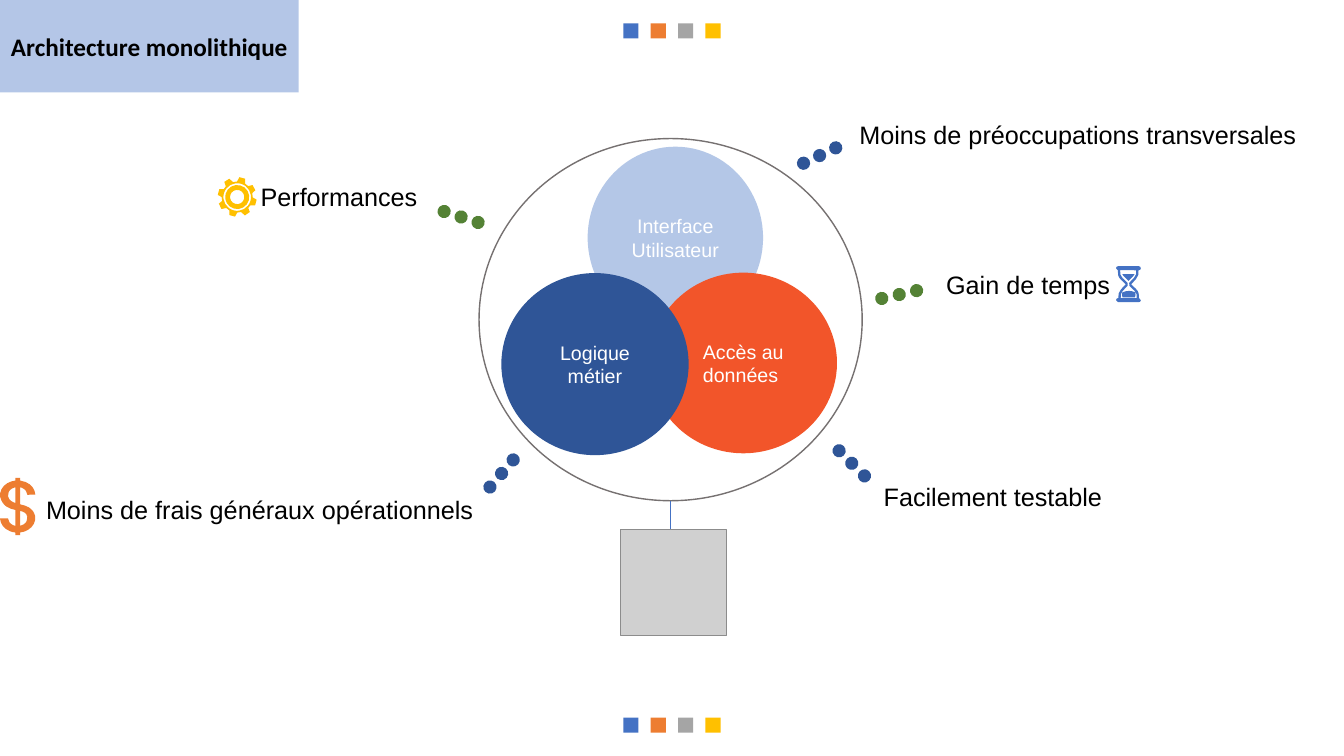
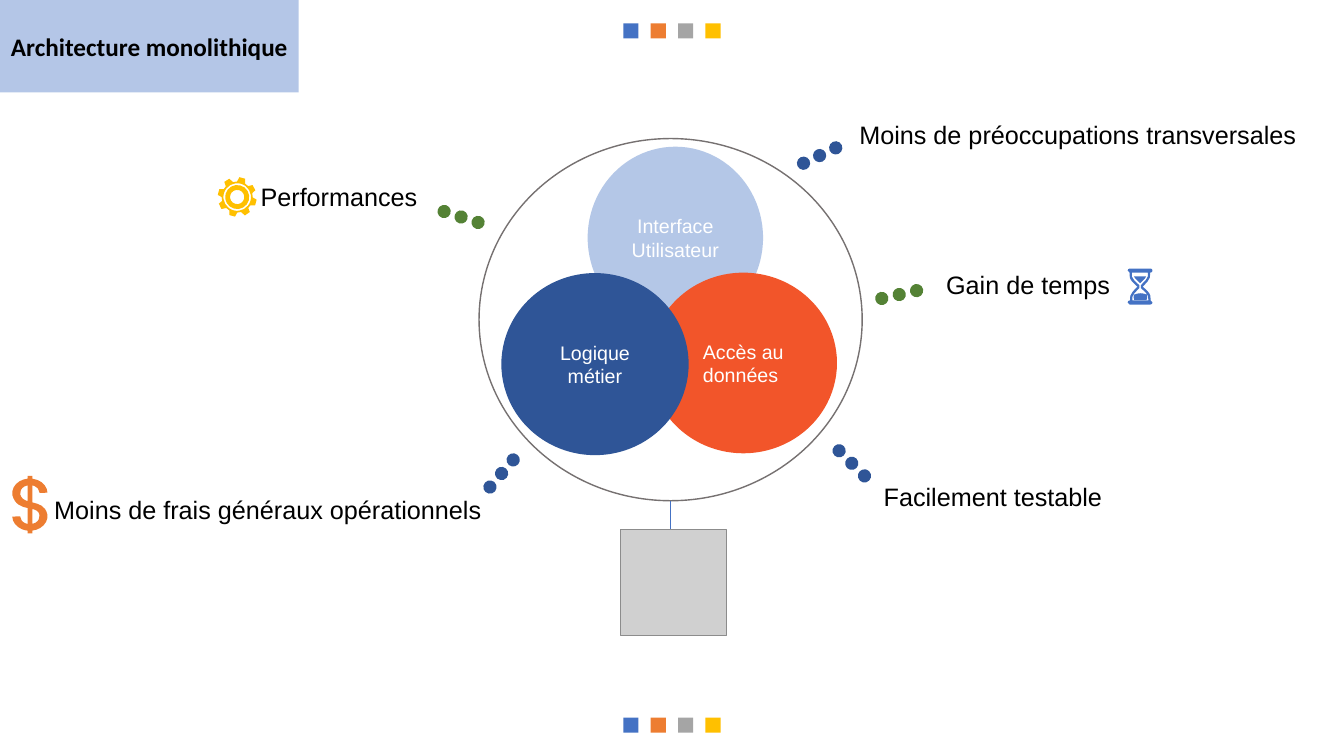
Before and after one commit to messaoudibrahim/Memoire, a slide deck: slide 8 of DIAPO/Présentation.pptx. Drawn at 1344x756 pixels with LibreOffice and Linux fonts; fonts in the diff are those of the drawing; grey boxes stand for pictures. Boxes give left, top, right and bottom in pixels: in the first picture for what was removed or moved away, otherwise in the second. Text is boxed around its words. In the diff, an @@ line names an element or a change of style, - is before the commit and + after.

```diff
--- a/DIAPO/Présentation.pptx
+++ b/DIAPO/Présentation.pptx
@@ 2 freeform shapes, 1 text: place and size @@
-2 freeform shapes, 1 text at (0,256,1158,535)
+2 freeform shapes, 1 text at (12,258,1170,533)
```
Also in this commit, not shown: 1 other slide changed, 5 slides added, 5 other files.
